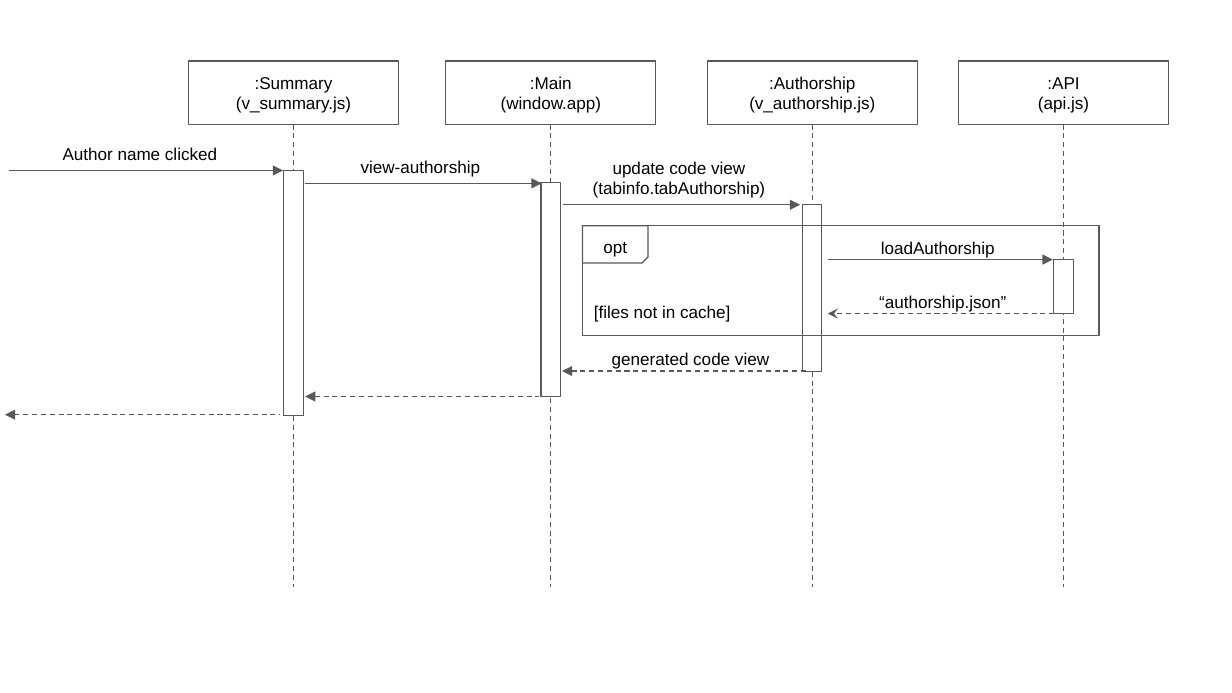
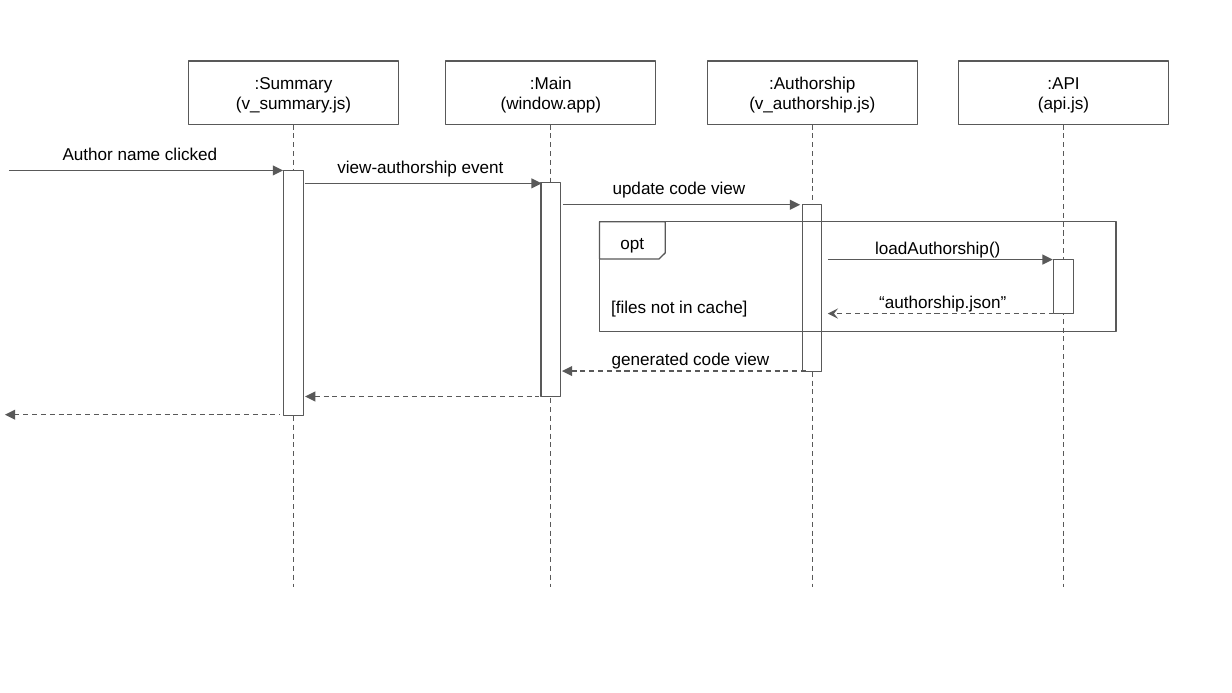
Before and after one commit to reposense/RepoSense, a slide deck: slide 1 of docs/diagrams/dashboard-architecture.pptx. Drawn at 1232x693 pixels with LibreOffice and Linux fonts; fonts in the diff are those of the drawing. Boxes give left, top, right and bottom in pixels: in the first picture for what was removed or moved away, otherwise in the second. Text is boxed around its words. In the diff, an @@ line names an element or a change of style, - is before the commit and + after.

```diff
--- a/docs/diagrams/dashboard-architecture.pptx
+++ b/docs/diagrams/dashboard-architecture.pptx
@@ text at (337, 160, 504, 177): text changed @@
-view-authorship
+view-authorship event
@@ text at (613, 181, 745, 198): text changed @@
-update code view
-(tabinfo.tabAuthorship)
+update code view
@@ 2 texts, 1 snip rect, 1 rectangle: place and size @@
-2 texts, 1 snip rect, 1 rectangle at (583, 225, 1099, 335)
+2 texts, 1 snip rect, 1 rectangle at (600, 222, 1116, 331)
@@ text at (875, 241, 1000, 258): text changed @@
-loadAuthorship
+loadAuthorship()
```
Also in this commit, not shown: 1 other file.
